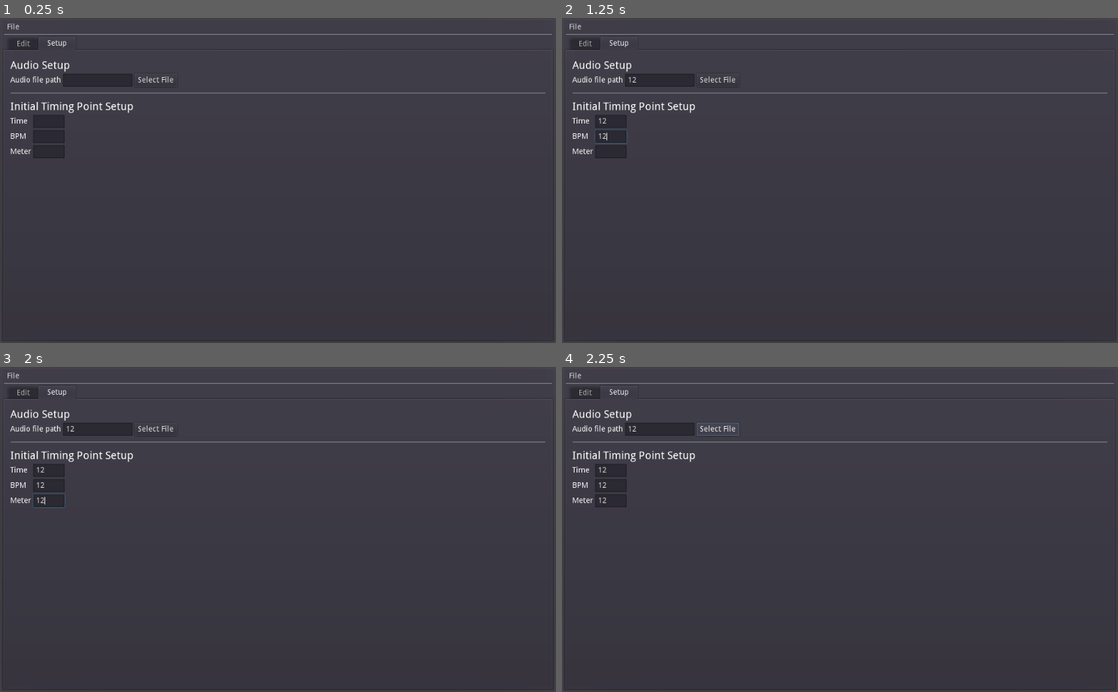
Above: before the commit, frames 1-4 (two rows, left to right).
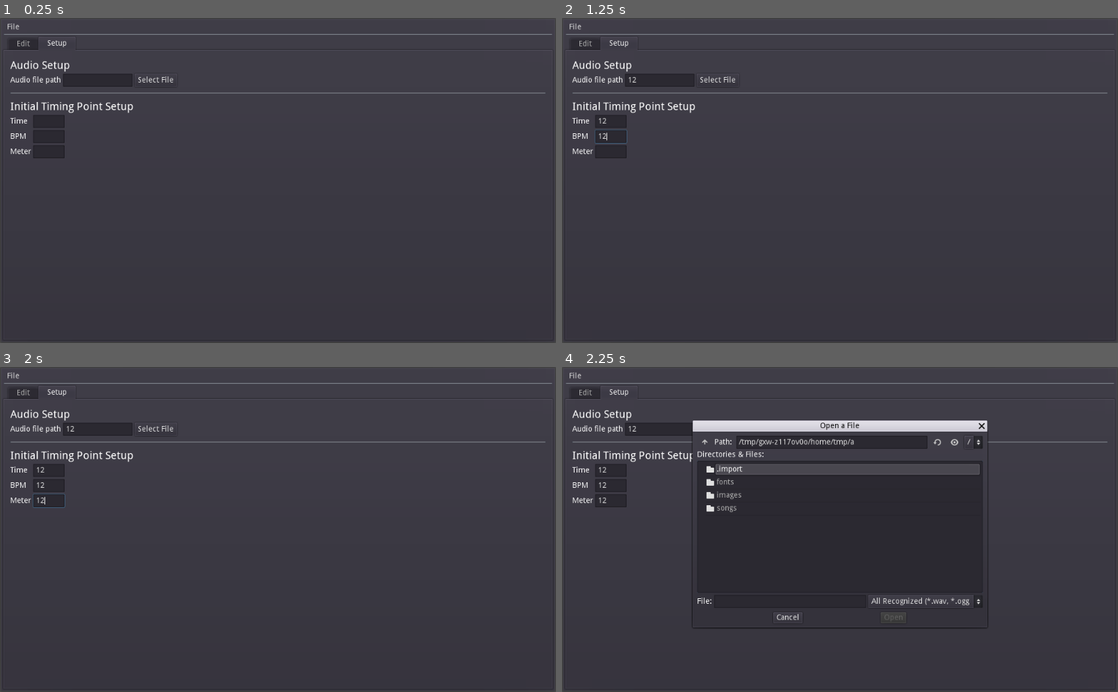
Above: after the commit, the same moments.

Repository: c0linw/rhyzinus-charter
Game: Godot game, scene res://main.tscn
Same seed, same stepped clock (60 frames per second), same inputs: the game is played once before the commit and once after it. Sound files missing from this copy of the repository are replaced by a short silence.
Inputs (mouse positions are in pixels of both pictures, inside the frame that each line leads up to):
- Up to frame 1 (0.25 s): no input
- Up to frame 2 (1.25 s): click (662, 79) at 0.52 s; type "12" at 0.6 s; click (612, 122) at 0.75 s; type "12" at 0.83 s; click (612, 135) at 0.98 s; type "12" at 1.07 s
- Up to frame 3 (2 s): click (50, 500) at 1.27 s; type "12" at 1.35 s
- Up to frame 4 (2.25 s): click "Select File" at 2 s

Frames 1-3 are identical in both runs. In frame 4, 3.8% of the frame differs, in the area x 23-77%, y 16-81%.

Commit message:
Implement audio loading

Diff:
--- a/chart.gd
+++ b/chart.gd
@@ -626,3 +626,7 @@
 		add_note(note_data)
 	for timingpoint_data in chart_data.timing_points:
 		add_timingpoint(timingpoint_data)
+
+
+func _on_SongAudioPlayer_audio_loaded(new_length):
+	update_chart_length(new_length)
--- a/main.gd
+++ b/main.gd
@@ -21,9 +21,10 @@
 
 func _on_DropdownFileMenu_item_pressed(id):
 	match id:
-		0: $SaveFileDialog.popup_centered()
-		1: $OpenFileDialog.popup_centered() # open .rzn file
-		2: $ImportOsuDialog.popup_centered()
+		0: pass # new project
+		1: $SaveFileDialog.popup_centered()
+		2: $OpenFileDialog.popup_centered() # open .rzn file
+		3: $ImportOsuDialog.popup_centered()
 
 
 func _on_SaveFileDialog_file_selected(path):
@@ -71,3 +72,11 @@
 
 func _on_VolumeSpinBox_value_changed(value):
 	$SongAudioPlayer.volume_db = linear2db(value/100.0)
+
+
+func _on_SelectAudioButton_pressed():
+	$OpenAudioDialog.popup_centered()
+
+
+func _on_OpenAudioDialog_file_selected(path):
+	$SongAudioPlayer.load_audio(path)
--- a/main.tscn
+++ b/main.tscn
@@ -191,7 +191,7 @@
 margin_right = 35.0
 margin_bottom = 20.0
 text = "File"
-items = [ "Save", null, 0, false, false, 0, 0, null, "", false, "Open", null, 0, false, false, 1, 0, null, "", false, "Import .osu file", null, 0, false, false, 2, 0, null, "", false ]
+items = [ "New", null, 0, false, false, 0, 0, null, "", false, "Save", null, 0, false, false, 1, 0, null, "", false, "Open", null, 0, false, false, 2, 0, null, "", false, "Import .osu file", null, 0, false, false, 3, 0, null, "", false ]
 script = ExtResource( 12 )
 
 [node name="HSeparator" type="HSeparator" parent="PanelContainer/VBoxContainer"]
@@ -213,7 +213,7 @@
 anchor_right = 1.0
 anchor_bottom = 1.0
 margin_left = 4.0
-margin_top = 32.0
+margin_top = 24.0
 margin_right = -4.0
 margin_bottom = -4.0
 
@@ -312,20 +312,20 @@
 [node name="EditorHBoxContainer" type="HBoxContainer" parent="PanelContainer/VBoxContainer/TabContainer/Edit"]
 margin_top = 52.0
 margin_right = 1002.0
-margin_bottom = 486.0
+margin_bottom = 494.0
 size_flags_horizontal = 3
 size_flags_vertical = 3
 custom_constants/separation = 0
 
 [node name="LayerSelectTabs" type="HBoxContainer" parent="PanelContainer/VBoxContainer/TabContainer/Edit/EditorHBoxContainer"]
 margin_right = 200.0
-margin_bottom = 434.0
+margin_bottom = 442.0
 rect_min_size = Vector2( 200, 0 )
 script = ExtResource( 5 )
 
 [node name="TabContainer" type="TabContainer" parent="PanelContainer/VBoxContainer/TabContainer/Edit/EditorHBoxContainer/LayerSelectTabs"]
 margin_right = 141.0
-margin_bottom = 434.0
+margin_bottom = 442.0
 size_flags_horizontal = 3
 size_flags_vertical = 3
 tab_align = 0
@@ -409,7 +409,7 @@
 [node name="VerticalTabs" type="VBoxContainer" parent="PanelContainer/VBoxContainer/TabContainer/Edit/EditorHBoxContainer/LayerSelectTabs"]
 margin_left = 145.0
 margin_right = 200.0
-margin_bottom = 434.0
+margin_bottom = 442.0
 
 [node name="Lower" type="Button" parent="PanelContainer/VBoxContainer/TabContainer/Edit/EditorHBoxContainer/LayerSelectTabs/VerticalTabs"]
 margin_right = 55.0
@@ -445,7 +445,7 @@
 [node name="PanelContainer" type="PanelContainer" parent="PanelContainer/VBoxContainer/TabContainer/Edit/EditorHBoxContainer"]
 margin_left = 200.0
 margin_right = 746.0
-margin_bottom = 434.0
+margin_bottom = 442.0
 mouse_filter = 1
 size_flags_vertical = 3
 
@@ -453,12 +453,12 @@
 margin_left = 7.0
 margin_top = 7.0
 margin_right = 539.0
-margin_bottom = 427.0
+margin_bottom = 435.0
 custom_constants/separation = 0
 
 [node name="ChartView" type="ScrollContainer" parent="PanelContainer/VBoxContainer/TabContainer/Edit/EditorHBoxContainer/PanelContainer/VBoxContainer"]
 margin_right = 532.0
-margin_bottom = 416.0
+margin_bottom = 424.0
 rect_min_size = Vector2( 532, 0 )
 mouse_filter = 2
 size_flags_horizontal = 0
@@ -472,7 +472,7 @@
 margin_left = 1.0
 margin_top = 1.0
 margin_right = 531.0
-margin_bottom = 415.0
+margin_bottom = 423.0
 grow_vertical = 0
 rect_min_size = Vector2( 480, 0 )
 size_flags_horizontal = 3
@@ -504,9 +504,9 @@
 }
 
 [node name="Playhead" type="ColorRect" parent="PanelContainer/VBoxContainer/TabContainer/Edit/EditorHBoxContainer/PanelContainer/VBoxContainer"]
-margin_top = 416.0
+margin_top = 424.0
 margin_right = 532.0
-margin_bottom = 420.0
+margin_bottom = 428.0
 rect_min_size = Vector2( 0, 4 )
 size_flags_horizontal = 3
 color = Color( 1, 0, 0, 1 )
@@ -515,9 +515,9 @@
 }
 
 [node name="MarginContainer" type="MarginContainer" parent="PanelContainer/VBoxContainer/TabContainer/Edit"]
-margin_top = 490.0
+margin_top = 498.0
 margin_right = 1002.0
-margin_bottom = 522.0
+margin_bottom = 530.0
 custom_constants/margin_right = 32
 custom_constants/margin_top = 8
 custom_constants/margin_left = 0
@@ -585,7 +585,7 @@
 anchor_right = 1.0
 anchor_bottom = 1.0
 margin_left = 4.0
-margin_top = 32.0
+margin_top = 24.0
 margin_right = -4.0
 margin_bottom = -4.0
 custom_constants/margin_right = 8
@@ -597,7 +597,7 @@
 margin_left = 8.0
 margin_top = 8.0
 margin_right = 994.0
-margin_bottom = 514.0
+margin_bottom = 522.0
 
 [node name="AusioSetupLabel" type="Label" parent="PanelContainer/VBoxContainer/TabContainer/Setup/VBoxContainer"]
 margin_right = 986.0
@@ -622,7 +622,7 @@
 margin_bottom = 24.0
 rect_min_size = Vector2( 128, 0 )
 
-[node name="Button" type="Button" parent="PanelContainer/VBoxContainer/TabContainer/Setup/VBoxContainer/HBoxContainer"]
+[node name="SelectAudioButton" type="Button" parent="PanelContainer/VBoxContainer/TabContainer/Setup/VBoxContainer/HBoxContainer"]
 margin_left = 229.0
 margin_right = 307.0
 margin_bottom = 24.0
@@ -690,6 +690,28 @@
 
 [node name="SongAudioPlayer" type="AudioStreamPlayer" parent="."]
 script = ExtResource( 3 )
+
+[node name="OpenAudioDialog" type="FileDialog" parent="."]
+anchor_left = 0.5
+anchor_top = 0.5
+anchor_right = 0.5
+anchor_bottom = 0.5
+margin_left = -271.0
+margin_top = -181.0
+margin_right = 271.0
+margin_bottom = 181.0
+popup_exclusive = true
+window_title = "Open a File"
+resizable = true
+mode = 0
+access = 2
+filters = PoolStringArray( "*.wav ; WAV files", "*.ogg ; Ogg Vorbis Files", "*.mp3 ; MP3 Files" )
+show_hidden_files = true
+current_dir = "/Users/wangc/Documents/rhyzinus-charter"
+current_path = "/Users/wangc/Documents/rhyzinus-charter/"
+__meta__ = {
+"_edit_use_anchors_": false
+}
 
 [node name="BPMTimingPointDialog" parent="." instance=ExtResource( 11 )]
 anchor_left = 0.5
@@ -797,9 +819,12 @@
 [connection signal="value_changed" from="PanelContainer/VBoxContainer/TabContainer/Edit/MarginContainer/PlaybackHBoxCon …(217 unchanged characters)…
 [connection signal="playback_scrub" from="PanelContainer/VBoxContainer/TabContainer/Edit/MarginContainer/PlaybackHBoxCo …(208 unchanged characters)…
 [connection signal="pressed" from="PanelContainer/VBoxContainer/TabContainer/Edit/MarginContainer/PlaybackHBoxContainer/PlayButton" to="." method="_on_PlayButton_pressed"]
+[connection signal="pressed" from="PanelContainer/VBoxContainer/TabContainer/Setup/VBoxContainer/HBoxContainer/SelectAudioButton" to="." method="_on_SelectAudioButton_pressed"]
+[connection signal="audio_loaded" from="SongAudioPlayer" to="PanelContainer/VBoxContainer/TabContainer/Edit/EditorHBoxContainer/PanelContainer/VBoxContainer/ChartView/Chart" method="_on_SongAudioPlayer_audio_loaded"]
 [connection signal="song_position_updated" from="SongAudioPlayer" to="PanelContainer/VBoxContainer/TabContainer/Edit/EditorHBoxContainer/PanelContainer/VBoxContainer/ChartView" method="_on_SongAudioPlayer_song_position_updated"]
 [connection signal="song_position_updated" from="SongAudioPlayer" to="PanelContainer/VBoxContainer/TabContainer/Edit/MarginContainer/PlaybackHBoxContainer/PlaybackTimeLabel" method="_on_SongAudioPlayer_song_position_updated"]
 [connection signal="song_position_updated" from="SongAudioPlayer" to="PanelContainer/VBoxContainer/TabContainer/Edit/MarginContainer/PlaybackHBoxContainer/MarginContainer/PlaybackSliderDisplay" method="_on_SongAudioPlayer_song_position_updated"]
+[connection signal="file_selected" from="OpenAudioDialog" to="." method="_on_OpenAudioDialog_file_selected"]
 [connection signal="set_bpm_point" from="BPMTimingPointDialog" to="PanelContainer/VBoxContainer/TabContainer/Edit/EditorHBoxContainer/PanelContainer/VBoxContainer/ChartView/Chart" method="_on_BPMTimingPointDialog_set_bpm_point"]
 [connection signal="file_selected" from="ImportOsuDialog" to="." method="_on_ImportOsuDialog_file_selected"]
 [connection signal="file_selected" from="OpenFileDialog" to="." method="_on_OpenFileDialog_file_selected"]
--- a/song_audio_player.gd
+++ b/song_audio_player.gd
@@ -1,15 +1,33 @@
 extends AudioStreamPlayer
 
+const BUS_NAME = "Pitch"
+const BUS_INDEX = 1
+const EFF_INDEX = 0
 
 var song_position: float = 0.0
 var paused_position: float = 0.0
 
 signal song_position_updated(new_position, max_position)
+signal audio_loaded(new_length)
 
 # Called when the node enters the scene tree for the first time.
-#func _ready():
-	#stream = load("res://songs/neutralizeptbmix/audio.mp3")
+func _ready():
+	var shift = AudioEffectPitchShift.new()
+	shift.pitch_scale = 1.0
 
+	AudioServer.add_bus(BUS_INDEX)
+	AudioServer.set_bus_name(BUS_INDEX, BUS_NAME)
+	AudioServer.add_bus_effect(BUS_INDEX, shift, EFF_INDEX)
+	bus = BUS_NAME
+
+
+func load_audio(path: String):
+	stream = load(path)
+	song_position = 0.0
+	paused_position = 0.0
+	seek(song_position)
+	emit_signal("audio_loaded", stream.get_length())
+	emit_signal("song_position_updated", song_position, stream.get_length())
 
 # Called every frame. 'delta' is the elapsed time since the previous frame.
 func _process(delta):
@@ -24,7 +42,13 @@
 			emit_signal("song_position_updated", song_position, stream.get_length())
 
 func play_with_parameters(from_position: float, speed: float):
+	# AudioStreamPlayer's pitch_scale modifies the speed AND the pitch
 	pitch_scale = speed
+
+	# to compensate, use an inverse pitch shift effect
+	var shift = AudioServer.get_bus_effect(BUS_INDEX, EFF_INDEX)
+	shift.pitch_scale = 1.0/speed
+
 	play(from_position)
 
 func stop():
